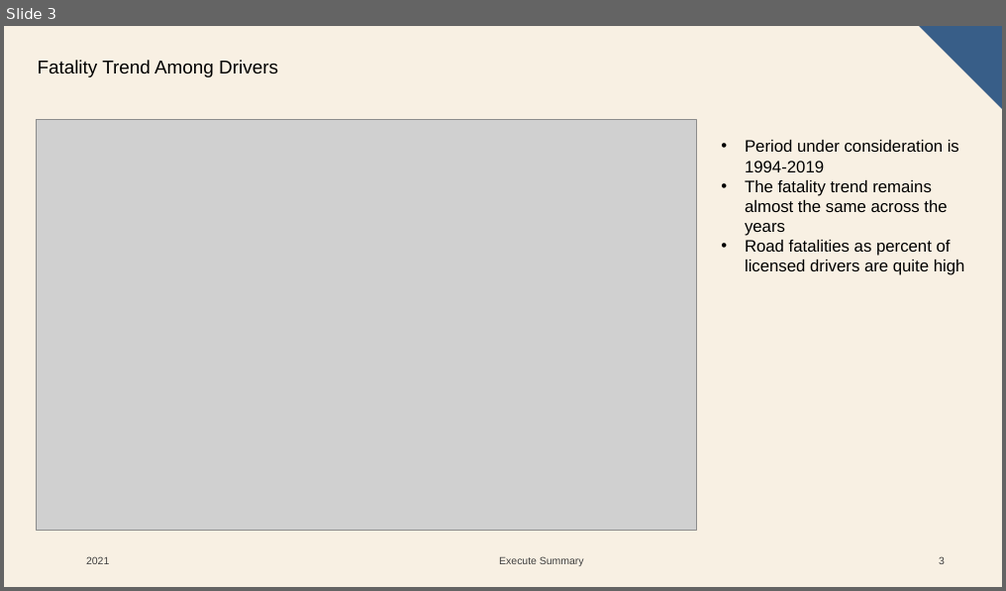
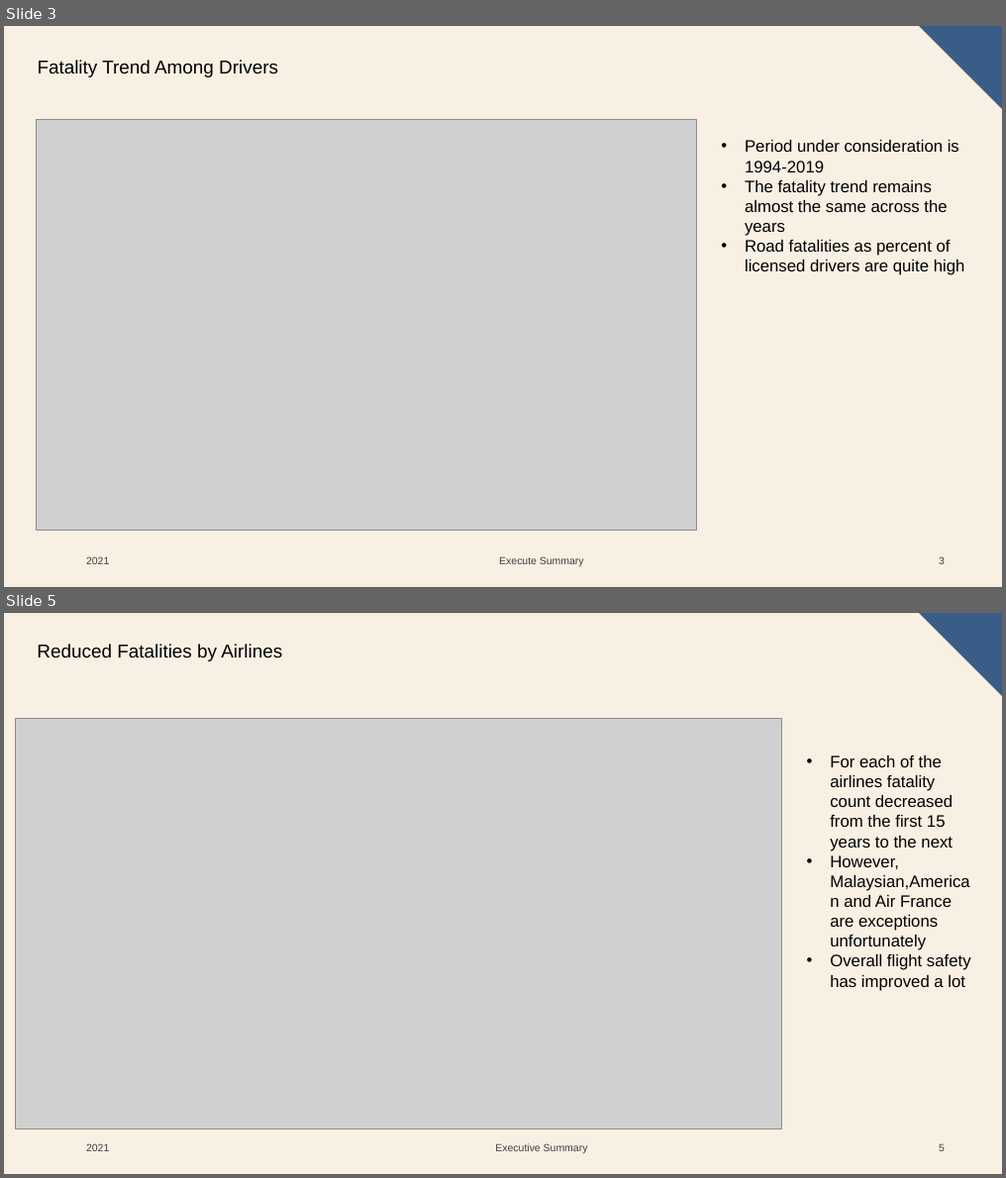
Before and after one commit to samantoz/dsc640-data_presentation, a slide deck: term_project/Executive Summary.pptx. Shown one above the other, each under a label of ours: slide 3 before the commit, slides 3 and 5 after it; the slides between them are not shown. The pictures are 1006x591 and 1006x1178 pixels, drawn with LibreOffice and Linux fonts; fonts in the diff are those of the drawing; grey boxes stand for pictures. Boxes give left, top, right and bottom in pixels: in the first picture for what was removed or moved away, otherwise in the second. Text is boxed around its words. In the diff, an @@ line names an element or a change of style, - is before the commit and + after.

```diff
--- a/term_project/Executive Summary.pptx
+++ b/term_project/Executive Summary.pptx
@@ slide 5 added at [4,613,1002,1174], background #F8F0E3; not listed: 1 template element that a slide beside it also shows @@
@@ text added at [37,644,282,662], 18 pt, text #000000 @@
+Reduced Fatalities by Airlines
@@ picture added at [15,719,782,1129] @@
@@ text added at [830,756,971,991], 16 pt, text #000000 @@
+• For each of the airlines fatality count decreased from the first 15 years to the next
+• However, Malaysian,American and Air France are exceptions unfortunately
+• Overall flight safety has improved a lot
@@ text added at [86,1144,109,1152], 10 pt, text #404040 @@
+2021
@@ text added at [495,1144,588,1154], 10 pt, text #404040 @@
+Executive Summary
@@ page number added at [939,1145,944,1152], 10 pt, text #404040 @@
+5
```
Also in this commit, not shown: 3 slides changed, 1 other slide added, 2 slides removed, 5 other files.
